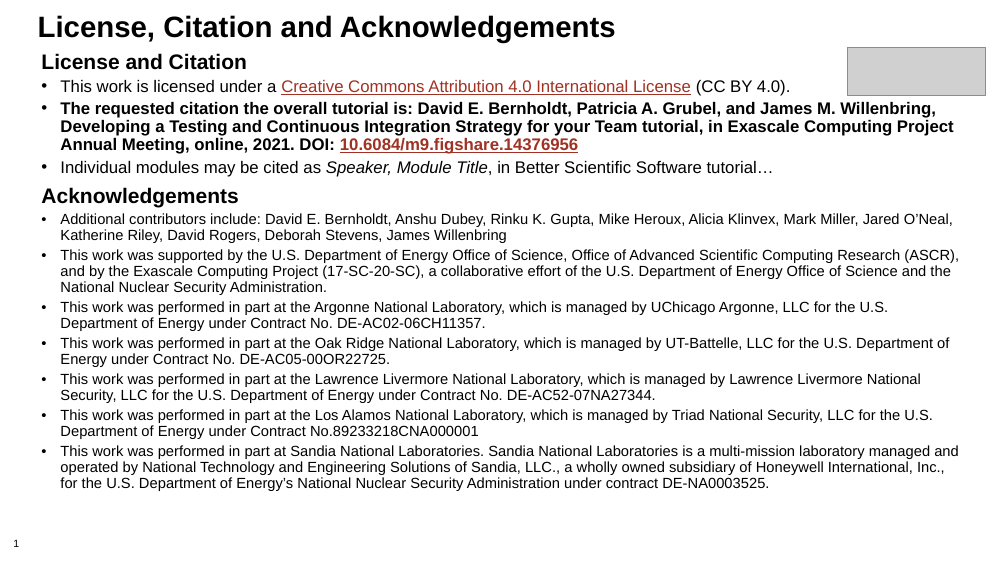
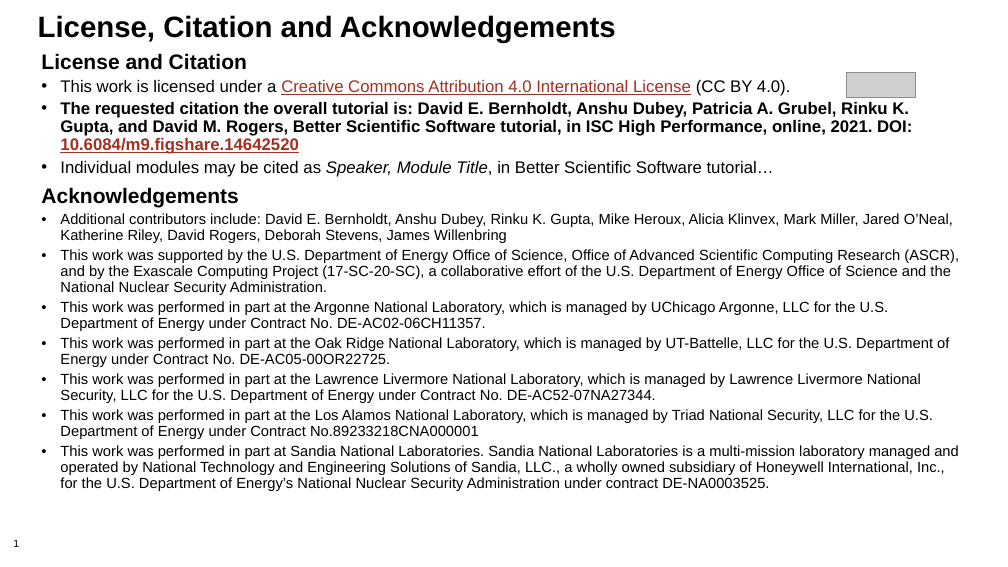
Before and after one commit to bssw-tutorial/presentations, a slide deck: slide 1 of license-master.pptx. Drawn at 1008x567 pixels with LibreOffice and Linux fonts; fonts in the diff are those of the drawing; grey boxes stand for pictures; background and template pictures are left out. Boxes give left, top, right and bottom in pixels: in the first picture for what was removed or moved away, otherwise in the second. Text is boxed around its words. In the diff, an @@ line names an element or a change of style, - is before the commit and + after.

Commit message:
Initial update of license slide for ISC.

```diff
--- a/license-master.pptx
+++ b/license-master.pptx
@@ picture: place and size @@
-picture at [848,47,985,95]
+picture at [846,73,916,97]
@@ text at [60,102,912,154]: text changed @@
-• The requested citation the overall tutorial is: David E. Bernholdt, Patricia A. Grubel, and James M. Willenbring, Developing a Testing and Continuous Integration Strategy for your Team tutorial, in Exascale Computing Project Annual Meeting, online, 2021. DOI: 10.6084/m9.figshare.14376956
+• The requested citation the overall tutorial is: David E. Bernholdt, Anshu Dubey, Patricia A. Grubel, Rinku K. Gupta, and David M. Rogers, Better Scientific Software tutorial, in ISC High Performance, online, 2021. DOI: 10.6084/m9.figshare.14642520
```
